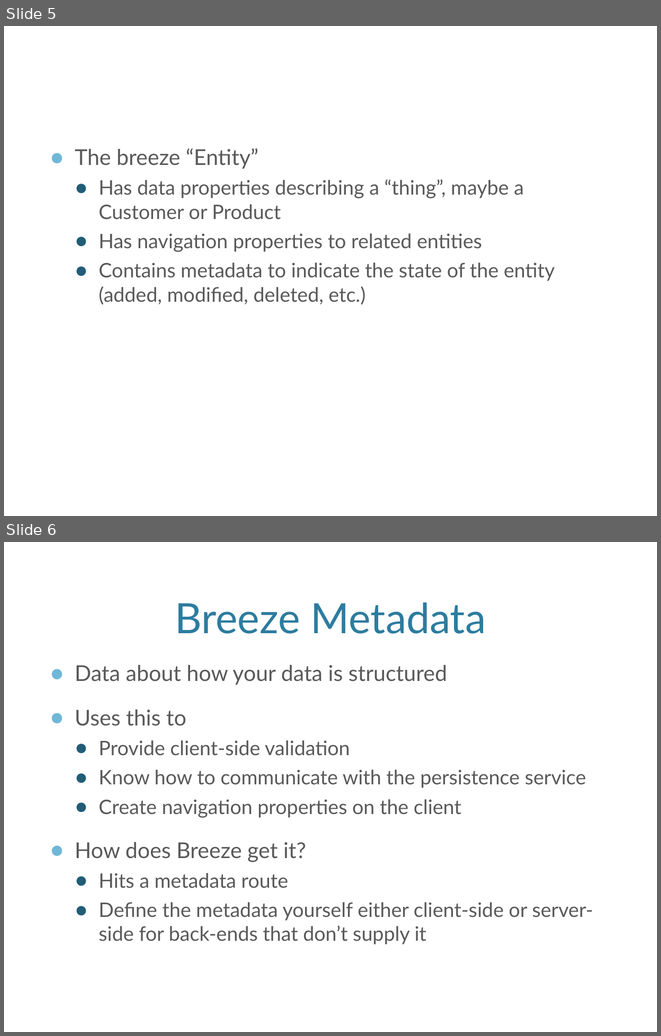
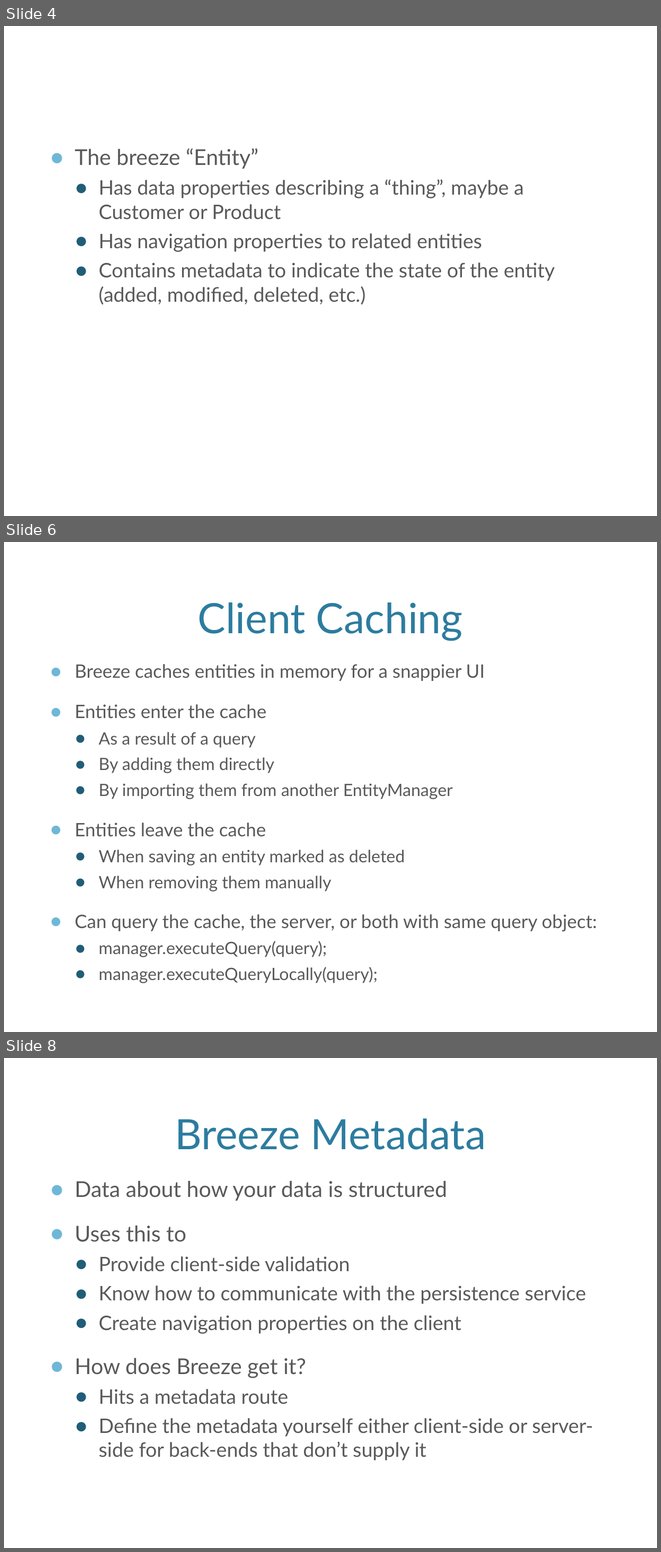
Before and after one commit to dportzline83/breeze-mongo-demo, a slide deck: Slides.pptx. Shown one above the other, each under a label of ours: slides 5 and 6 before the commit, slides 4, 6 and 8 after it; the slides between them are not shown. The pictures are 661x1036 and 661x1552 pixels, drawn with LibreOffice and Linux fonts; fonts in the diff are those of the drawing; background and template pictures are left out. Boxes give left, top, right and bottom in pixels: in the first picture for what was removed or moved away, otherwise in the second. Text is boxed around its words. In the diff, an @@ line names an element or a change of style, - is before the commit and + after.

```diff
--- a/Slides.pptx
+++ b/Slides.pptx
@@ slide 6 added at [4, 542, 657, 1032], background picture (left out) @@
@@ title added at [198, 602, 463, 641], 46 pt, text #2C7C9F @@
+Client Caching
@@ text added at [74, 664, 597, 957], 18.7 pt, text #595959 @@
+● Breeze caches entities in memory for a snappier UI
+● Entities enter the cache
+  ● As a result of a query
+  ● By adding them directly
+  ● By importing them from another EntityManager
+● Entities leave the cache
+  ● When saving an entity marked as deleted
+  ● When removing them manually
+● Can query the cache, the server, or both with same query object:
+  ● manager.executeQuery(query);
+  ● manager.executeQueryLocally(query);
@@ what was slide 5 is now slide 4 @@
@@ what was slide 6 is now slide 8 @@
```
Also in this commit, not shown: 2 slides changed, 2 other slides added, 3 other files.
